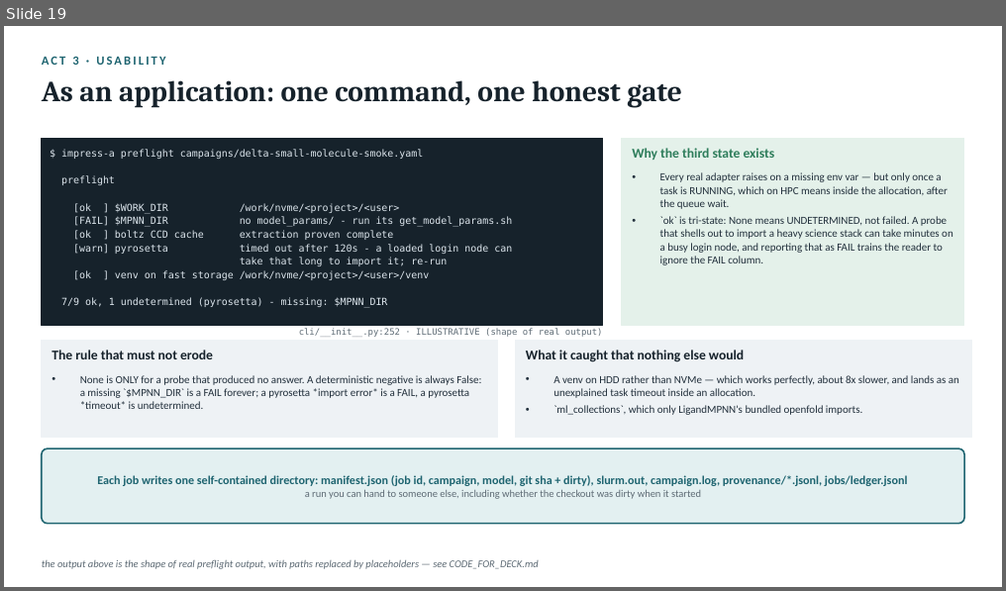
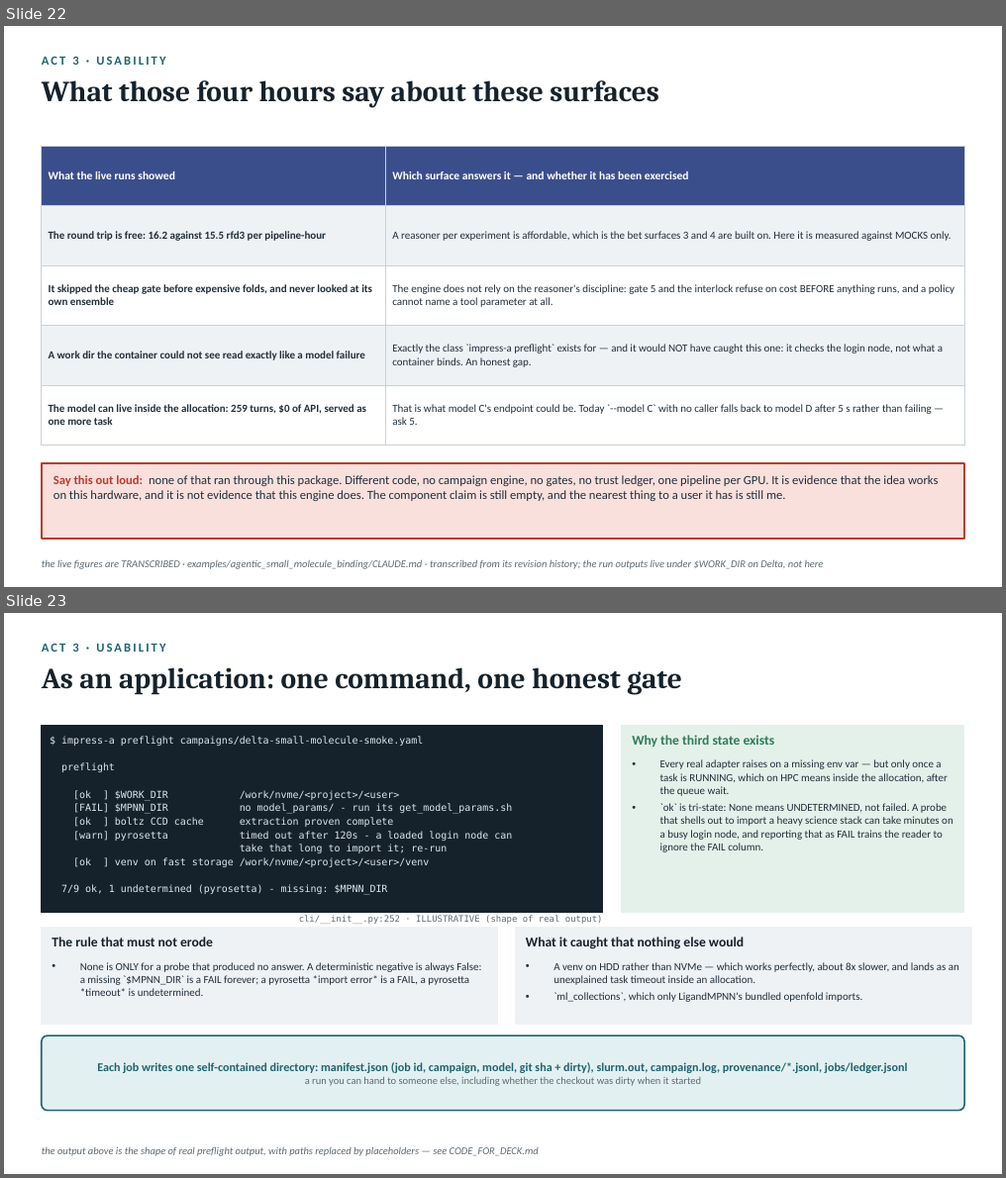
Before and after one commit to radical-collaboration/IMPRESS, a slide deck: agent/slides/api/impress-a-api.pptx. Shown one above the other, each under a label of ours: slide 19 before the commit, slides 22 and 23 after it. The pictures are 1006x591 and 1006x1178 pixels, drawn with LibreOffice and Linux fonts; fonts in the diff are those of the drawing. Boxes give left, top, right and bottom in pixels: in the first picture for what was removed or moved away, otherwise in the second. Text is boxed around its words. In the diff, an @@ line names an element or a change of style, - is before the commit and + after.

```diff
--- a/agent/slides/api/impress-a-api.pptx
+++ b/agent/slides/api/impress-a-api.pptx
@@ slide 22 added at <box>4,26,1002,587</box>, background #FFFFFF @@
@@ text added at <box>42,56,165,65</box>, 12 pt, text #1E6470, bold @@
+ACT 3 · USABILITY
@@ text added at <box>42,80,659,107</box>, 28 pt, text #16222B, bold @@
+What those four hours say about these surfaces
@@ table added at <box>42,146,964,429</box>, 5 rows, 2 columns @@
+What the live runs showed | Which surface answers it — and whether it has been exercised
+The round trip is free: 16.2 against 15.5 rfd3 per pipeline-hour | A reasoner per experiment is affordable, which is the bet surfaces 3 and 4 are built on. Here it is measured against MOCKS only.
+It skipped the cheap gate before expensive folds, and never looked at its own ensemble | The engine does not rely on the reasoner's discipline: gate 5 and the interlock refuse on cost BEFORE anything runs, and a policy cannot name a tool parameter at all.
+A work dir the container could not see read exactly like a model failure | Exactly the class `impress-a preflight` exists for — and it would NOT have caught this one: it checks the login node, not what a container binds. An honest gap.
+The model can live inside the allocation: 259 turns, $0 of API, served as one more task | That is what model C's endpoint could be. Today `--model C` with no caller falls back to model D after 5 s rather than failing — ask 5.
@@ rectangle added at <box>42,464,964,539</box>, fill #F9E0DD, outline #C0392B 2 pt @@
@@ text added at <box>54,475,938,501</box>, 12 pt, text #22303C @@
+Say this out loud: none of that ran through this package. Different code, no campaign engine, no gates, no trust ledger, one pipeline per GPU. It is evidence that the idea works on this hardware, and it is not evidence that this engine does. The component claim is still empty, and the nearest thing to a user it has is still me.
@@ text added at <box>42,560,824,570</box>, 10 pt, text #5E6B75, italic @@
+the live figures are TRANSCRIBED · examples/agentic_small_molecule_binding/CLAUDE.md - transcribed from its revision history; the run outputs live under $WORK_DIR on Delta, not here
@@ what was slide 19 is now slide 23 @@
```
Also in this commit, not shown: 13 slides changed, 3 other slides added, 9 other files.
